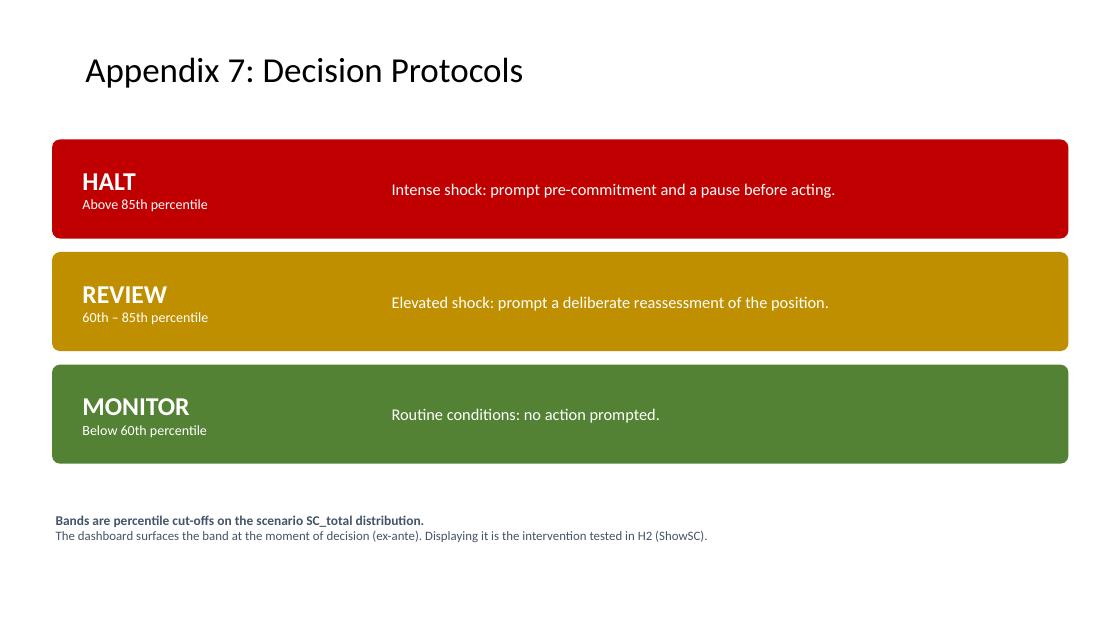
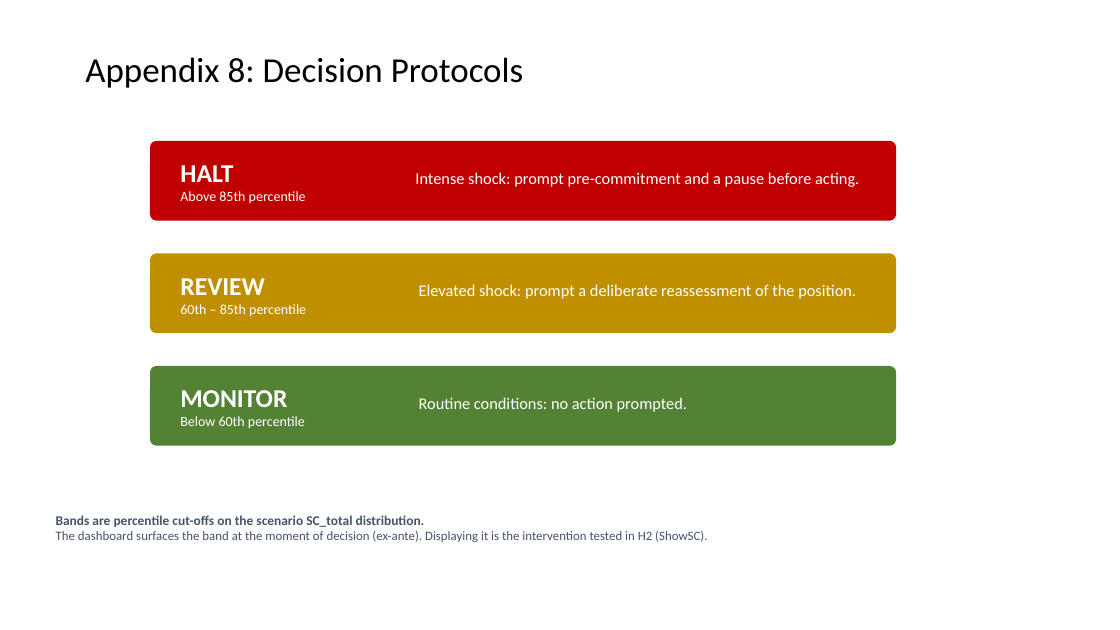
Before and after one commit to Amarows/thesis, a slide deck: slide 26 of documents/aliaksei_malashonak_sbs_thesis_defence.pptx (slide 23 before the commit). Drawn at 1120x630 pixels with LibreOffice and Linux fonts; fonts in the diff are those of the drawing; background and template pictures are left out. Boxes give left, top, right and bottom in pixels: in the first picture for what was removed or moved away, otherwise in the second. Text is boxed around its words. In the diff, an @@ line names an element or a change of style, - is before the commit and + after.

```diff
--- a/documents/aliaksei_malashonak_sbs_thesis_defence.pptx
+++ b/documents/aliaksei_malashonak_sbs_thesis_defence.pptx
@@ title at [85, 57, 524, 88]: text changed @@
-Appendix 7: Decision Protocols
+Appendix 8: Decision Protocols
@@ rounded rectangle: place and size @@
-rounded rectangle at [52, 139, 1069, 239]
+rounded rectangle at [150, 141, 897, 221]
@@ text "HALT": place and size @@
-text "HALT" at [82, 173, 208, 212]
+text "HALT" at [180, 165, 306, 204]
@@ text "Intense shock: prompt pre-commitment and ...": place and size @@
-text "Intense shock: prompt pre-commitment and ..." at [392, 183, 835, 198]
+text "Intense shock: prompt pre-commitment and ..." at [415, 172, 859, 187]
@@ rounded rectangle: place and size @@
-rounded rectangle at [52, 252, 1069, 351]
+rounded rectangle at [150, 254, 897, 334]
@@ text "REVIEW": place and size @@
-text "REVIEW" at [82, 286, 208, 325]
+text "REVIEW" at [180, 278, 306, 317]
@@ text "Elevated shock: prompt a deliberate ...": place and size @@
-text "Elevated shock: prompt a deliberate ..." at [392, 296, 829, 311]
+text "Elevated shock: prompt a deliberate ..." at [419, 284, 856, 299]
@@ rounded rectangle: place and size @@
-rounded rectangle at [52, 365, 1069, 464]
+rounded rectangle at [150, 366, 897, 446]
@@ text "MONITOR": place and size @@
-text "MONITOR" at [82, 398, 207, 438]
+text "MONITOR" at [180, 390, 305, 429]
@@ text "Routine conditions: no action prompted.": place and size @@
-text "Routine conditions: no action prompted." at [392, 408, 660, 423]
+text "Routine conditions: no action prompted." at [419, 397, 687, 412]
```
Also in this commit, not shown: 18 other slides changed, 4 slides added, 2 slides removed.
